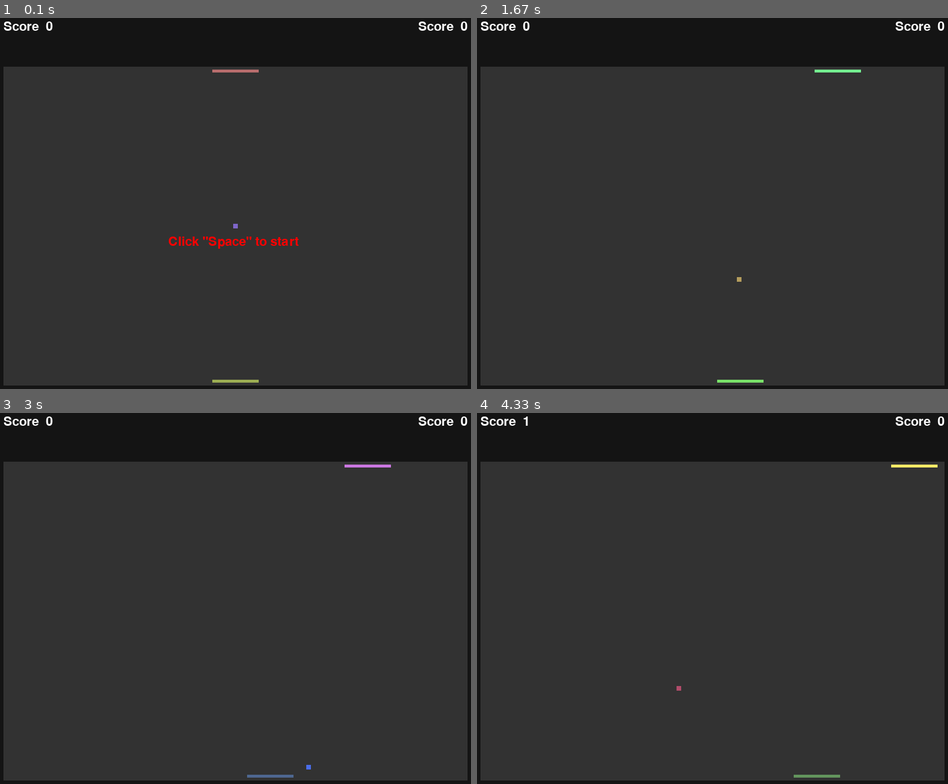
Above: before the commit, frames 1-4 (two rows, left to right).
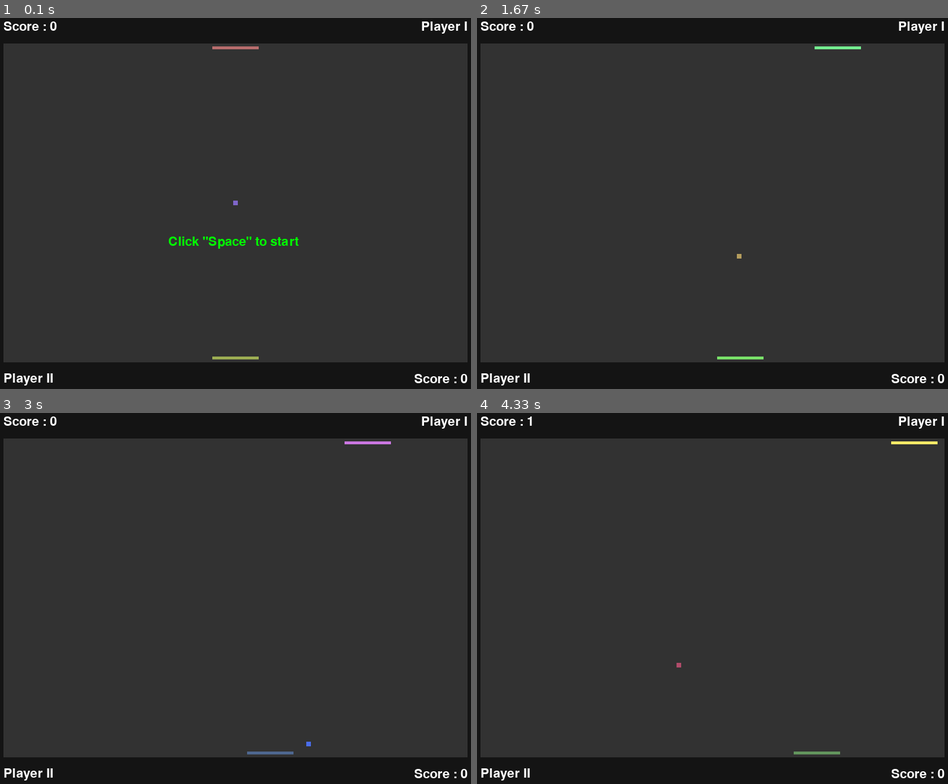
Above: after the commit, the same moments.

Repository: Z-Najdaoui/pygame
Game: pygame game, started from 002_PingPongGame/main.py
Same seed, same stepped clock (60 frames per second), same inputs: the game is played once before the commit and once after it.
Inputs:
- Up to frame 1 (0.1 s): no input
- Up to frame 2 (1.67 s): hold Right 0.33-0.8 s; hold Right 0.83-1.3 s; hold D 0.83-1.3 s; tap Space at 0.9, 1.2, 1.4 s; hold Left from 1.33 s (still down); hold A from 1.33 s (still down)
- Up to frame 3 (3 s): tap Space at 1.7, 1.97, 2.27, 2.4, 2.7 s; release Left at 1.87 s; release A at 1.87 s; hold Left 1.9-2.3 s; hold A 1.9-2.3 s; hold Right 2.33-2.97 s; hold D 2.33-2.97 s
- Up to frame 4 (4.33 s): hold Left 3-3.47 s; hold A 3-3.47 s; tap Space at 3.07, 3.37, 3.57, 3.87, 4.07 s; hold Right 3.5-3.97 s; hold D 3.5-3.97 s; hold Right from 4 s (still down); hold D from 4 s (still down)

The runs differ from the first frame. In frame 1, 13% of the frame differs, in the area x 0-100%, y 0-100%; in frame 2, 13%; in frame 3, 13%; in frame 4, 13%.

Commit message:
Edit on Ping pong game add player name (Player I Player II)

Diff:
--- a/002_PingPongGame/main.py
+++ b/002_PingPongGame/main.py
@@ -9,14 +9,16 @@
 window = pygame.display.set_mode(WINDOW_SIZE)
 window.fill((20, 20, 20))
 # create canvas main for make play on it
-main_features = {'color': (50, 50, 50), 'position': (50, 90)}
-main_SIZE = (WINDOW_SIZE[0]-100, WINDOW_SIZE[1]-100)
+main_features = {'color': (50, 50, 50), 'position': (50, 50)}
+main_SIZE = (WINDOW_SIZE[0] - 100, WINDOW_SIZE[1] - 100)
 main = pygame.Surface(main_SIZE)
 main.fill(main_features['color'])
+
 
 # return random color from gray to white
 def random_color() -> tuple:
     return (random.randint(70, 255), random.randint(70, 255), random.randint(70, 255))
+
 
 # players bars
 # bar object or dict have default value of bars
@@ -26,8 +28,8 @@
 # bar_max_R = main_SIZE[0]-bar['w']-5
 
 # create bar obj with default features
-bar_1 = pygame.Rect(main_SIZE[0]//2-bar['w']//2, bar['wallSp'], bar['w'], bar['h'])
-bar_2 = pygame.Rect(main_SIZE[0]//2-bar['w']//2, main_SIZE[1]-bar['h']-bar['wallSp'], bar['w'], bar['h'])
+bar_1 = pygame.Rect(main_SIZE[0] // 2 - bar['w'] // 2, bar['wallSp'], bar['w'], bar['h'])
+bar_2 = pygame.Rect(main_SIZE[0] // 2 - bar['w'] // 2, main_SIZE[1] - bar['h'] - bar['wallSp'], bar['w'], bar['h'])
 bar1_score = bar2_score = 0
 
 # this will make sicnce of ball angle when move right and left
@@ -35,8 +37,8 @@
 
 # ball
 ball_feat = {'w': 8, 'h': 8, 'dir_s': 0, 'ang': 0, 'addAng': 0.05, 'addSpeed': 1.08, 'move': False}
-ball_x = main_SIZE[0]//2-ball_feat['w']//2
-ball_y = main_SIZE[1]//2-ball_feat['h']//2
+ball_x = main_SIZE[0] // 2 - ball_feat['w'] // 2
+ball_y = main_SIZE[1] // 2 - ball_feat['h'] // 2
 ball = pygame.Rect(ball_x, ball_y, ball_feat['h'], ball_feat['h'])
 
 # score
@@ -44,13 +46,23 @@
 
 
 def setScore():
-    scoreB1 = font.render("Score  " + str(bar1_score), True, (255, 255, 255))
-    scoreB2 = font.render("Score  " + str(bar2_score), True, (255, 255, 255))
-    window.blit(scoreB1, (50, 10))
-    window.blit(scoreB2, (WINDOW_SIZE[0] - scoreB2.get_width() - 50, 10))
+    # set player name
+    Player1 = font.render("Player I", True, (255, 255, 255))
+    Player2 = font.render("Player II", True, (255, 255, 255))
+    window.blit(Player1, (WINDOW_SIZE[0] - Player1.get_width() - main_features['position'][0], 10))
+    window.blit(Player2, (main_features['position'][0], WINDOW_SIZE[1] - Player2.get_height() - 10))
+
+    # set score
+    scoreB1 = font.render("Score : " + str(bar1_score), True, (255, 255, 255))
+    scoreB2 = font.render("Score : " + str(bar2_score), True, (255, 255, 255))
+    window.blit(scoreB1, (main_features['position'][0], 10))
+    window.blit(scoreB2, (
+        WINDOW_SIZE[0] - scoreB2.get_width() - main_features['position'][0],
+        WINDOW_SIZE[1] - scoreB2.get_height() - 10))
     if not ball_feat['move']:
-        start_ball = font.render("Click \"Space\" to start", True, random.choice([(255,0,255),(255,0,0),(0,255,0)]))
-        window.blit(start_ball, (ball_x+50 - start_ball.get_width()//2, ball_y+110))
+        start_ball = font.render("Click \"Space\" to start", True,
+                                 random.choice([(255, 0, 255), (255, 0, 0), (0, 255, 0)]))
+        window.blit(start_ball, (ball_x + 50 - start_ball.get_width() // 2, ball_y + 110))
 
 
 # create a clock object to control the frame rate
@@ -61,7 +73,6 @@
     for event in pygame.event.get():
         if event.type == pygame.QUIT:
             run = False
-
 
     # move the object to the right or left
     keys = pygame.key.get_pressed()
@@ -124,9 +135,7 @@
         ball_feat['move'] = False
         bar1_score += 1
 
-
     if bar_1.colliderect(ball):
-
         '''Get the point of collision'''
         # collision_point = bar_1.clip(ball).topleft
         # print("Collision at point:", collision_point)
@@ -151,7 +160,6 @@
     pygame.draw.rect(main, random_color(), bar_2)
     pygame.draw.rect(main, random_color(), ball)
 
-
     # set main in screen
     window.blit(main, main_features['position'])
     # set score
